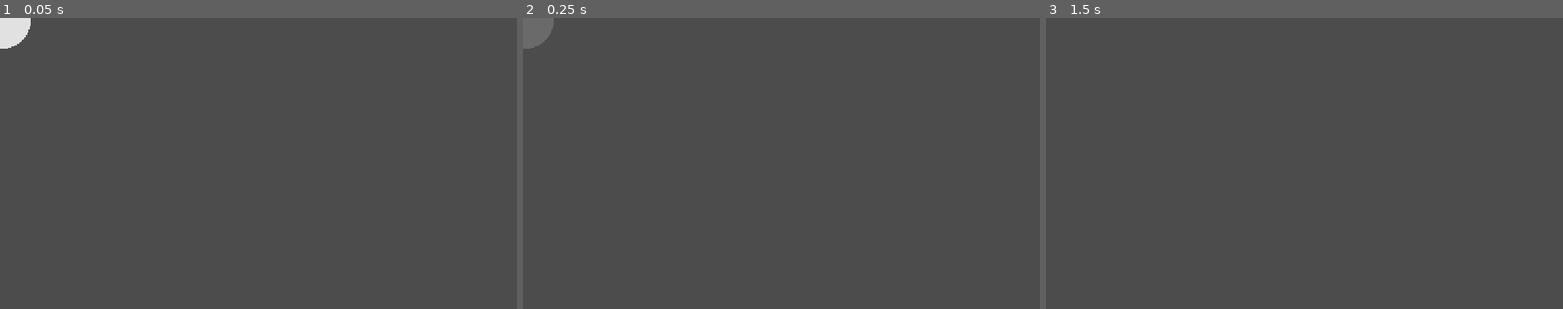
Above: before the commit, frames 1-3 (left to right).
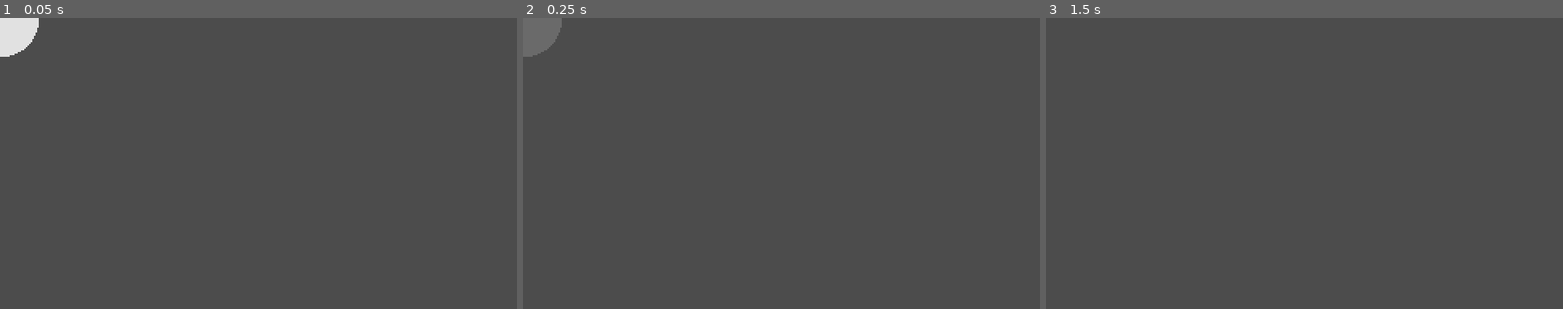
Above: after the commit, the same moments.

Repository: MNchino/ld2021
Game: Godot game, scene res://Components/Explosion/Explosion.tscn
The game is run twice, just before and just after one commit, with the same random seed, the same clock (stepped at 60 frames per second) and the same inputs. This scene is started directly instead of the project's main scene.
Inputs (mouse positions are in pixels of both pictures, inside the frame that each line leads up to):
- Up to frame 1 (0.05 s): no input
- Up to frame 2 (0.25 s): no input
- Up to frame 3 (1.5 s): move the mouse to (1418, 148) at 0.52 s; hold Right (ui_right) 0.53-1.28 s; tap Enter at 1.25 s; move the mouse to (1201, 178) at 1.27 s; hold Left (ui_left) from 1.28 s (still down)

The runs differ from the first frame. In frame 1, 0.3% of the frame differs, in the area x 0-8%, y 0-14%; in frame 2, 0.3%; in frame 3, nothing differs.

Commit message:
Fixed Explosion

Diff:
--- a/Components/Explosion/Explosion.tscn
+++ b/Components/Explosion/Explosion.tscn
@@ -6,12 +6,24 @@
 [sub_resource type="Animation" id=1]
 length = 0.3
 tracks/0/type = "value"
-tracks/0/path = NodePath("explosion:self_modulate")
+tracks/0/path = NodePath("explosion:scale")
 tracks/0/interp = 1
 tracks/0/loop_wrap = true
 tracks/0/imported = false
-tracks/0/enabled = true
+tracks/0/enabled = false
 tracks/0/keys = {
+"times": PoolRealArray( 0, 0.1, 0.3 ),
+"transitions": PoolRealArray( 1, 1, 0.258816 ),
+"update": 0,
+"values": [ Vector2( 0.01, 0.01 ), Vector2( 0.1, 0.1 ), Vector2( 0.2, 0.2 ) ]
+}
+tracks/1/type = "value"
+tracks/1/path = NodePath("explosion:self_modulate")
+tracks/1/interp = 1
+tracks/1/loop_wrap = true
+tracks/1/imported = false
+tracks/1/enabled = true
+tracks/1/keys = {
 "times": PoolRealArray( 0, 0.3 ),
 "transitions": PoolRealArray( 1, 1 ),
 "update": 0,
@@ -22,10 +34,12 @@
 radius = 16.0
 
 [node name="Explosion" type="Node2D"]
+z_index = 100
+z_as_relative = false
 script = ExtResource( 2 )
 
 [node name="explosion" type="Sprite" parent="."]
-scale = Vector2( 0.8, 0.8 )
+self_modulate = Color( 1, 1, 1, 0 )
 z_index = -1
 texture = ExtResource( 3 )
 
